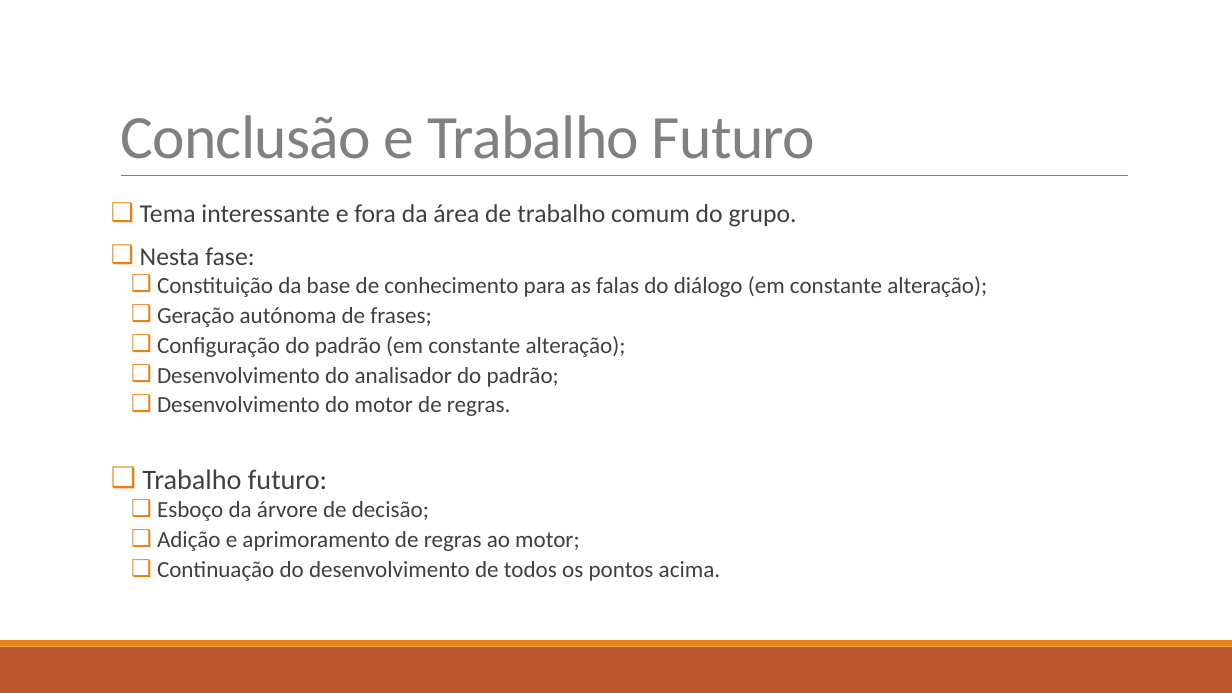
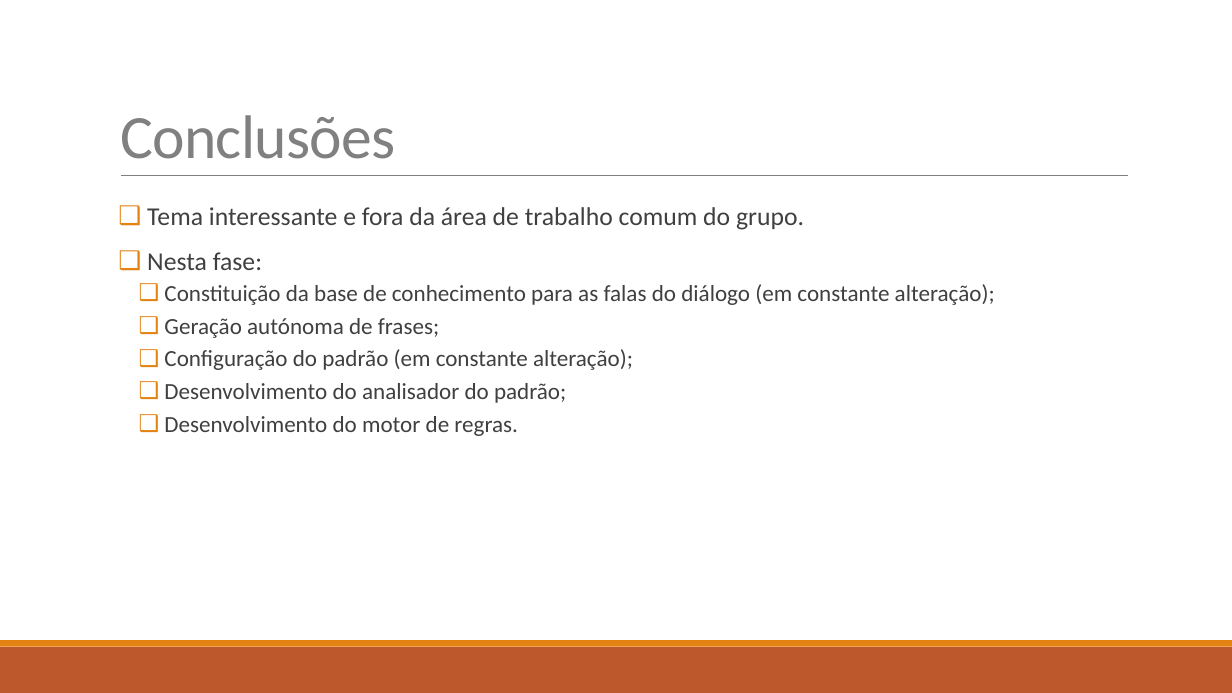
Before and after one commit to diisnc/Dialog_Agent_1819, a slide deck: slide 10 of Report/presentation.pptx. Drawn at 1232x693 pixels with LibreOffice and Linux fonts; fonts in the diff are those of the drawing. Boxes give left, top, right and bottom in pixels: in the first picture for what was removed or moved away, otherwise in the second. Text is boxed around its words. In the diff, an @@ line names an element or a change of style, - is before the commit and + after.

```diff
--- a/Report/presentation.pptx
+++ b/Report/presentation.pptx
@@ title at <box>120,115,396,159</box>: text changed @@
-Conclusão e Trabalho Futuro
+Conclusões
@@ text "Tema interessante e fora da ...": place and size @@
-text "Tema interessante e fora da ..." at <box>140,204,987,581</box>
+text "Tema interessante e fora da ..." at <box>147,207,995,436</box>
@@ text "Tema interessante e fora da ..." at <box>147,207,995,436</box>: line spacing 0.8 to 0.9 @@
@@ text at <box>142,469,720,581</box>: paragraphs removed @@
-❑ Trabalho futuro:
-  ❑ Esboço da árvore de decisão;
-  ❑ Adição e aprimoramento de regras ao motor;
-  ❑ Continuação do desenvolvimento de todos os pontos acima.
```
Also in this commit, not shown: 2 other slides changed, 1 slide added.
